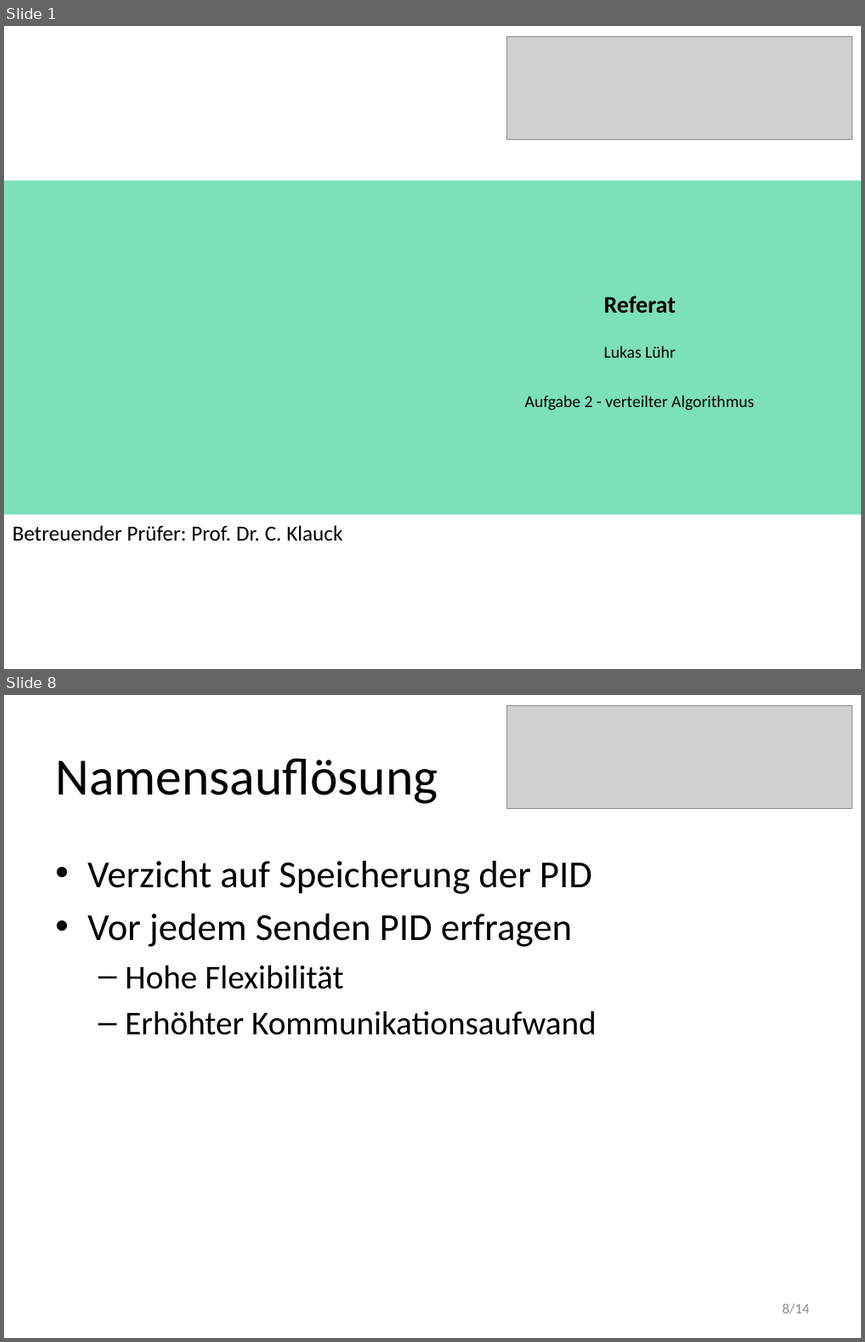
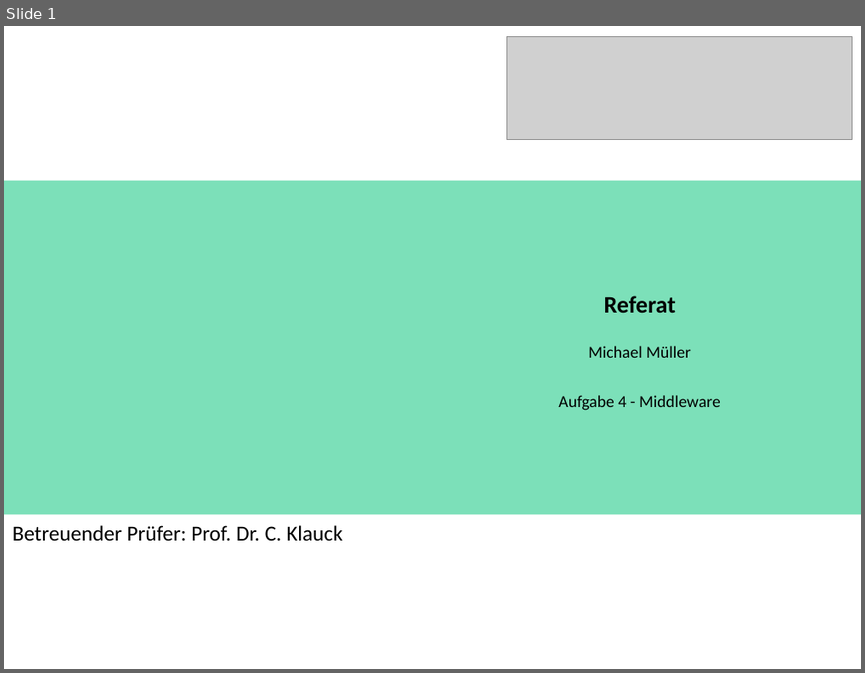
Before and after one commit to HansZimmer5000/TalDerTraenen, a slide deck: A4/VSP4_Mi/Design/Praesentation.pptx. Shown one above the other, each under a label of ours: slides 1 and 8 before the commit, slide 1 after it; the slides between them are not shown. The pictures are 865x1342 and 865x673 pixels, drawn with LibreOffice and Linux fonts; fonts in the diff are those of the drawing; grey boxes stand for pictures. Boxes give left, top, right and bottom in pixels: in the first picture for what was removed or moved away, otherwise in the second. Text is boxed around its words. In the diff, an @@ line names an element or a change of style, - is before the commit and + after.

```diff
--- a/A4/VSP4_Mi/Design/Praesentation.pptx
+++ b/A4/VSP4_Mi/Design/Praesentation.pptx
@@ slide 8 removed at bbox=[4, 695, 861, 1338], background #FFFFFF @@
@@ picture removed at bbox=[507, 706, 852, 809] @@
@@ title removed at bbox=[55, 758, 438, 804] @@
-Namensauflösung
@@ text removed at bbox=[87, 861, 596, 1035] @@
-• Verzicht auf Speicherung der PID
-• Vor jedem Senden PID erfragen
-  – Hohe Flexibilität
-  – Erhöhter Kommunikationsaufwand
@@ page number removed at bbox=[782, 1303, 809, 1314] @@
-8/14
@@ slide 1 changed as well @@
@@ text at bbox=[558, 346, 721, 410]: text changed @@
-Lukas Lühr
-Aufgabe 2 - verteilter Algorithmus
+Michael Müller
+Aufgabe 4 - Middleware
```
Also in this commit, not shown: 3 other slides changed, 9 slides added, 9 other slides removed, 2 other files.
